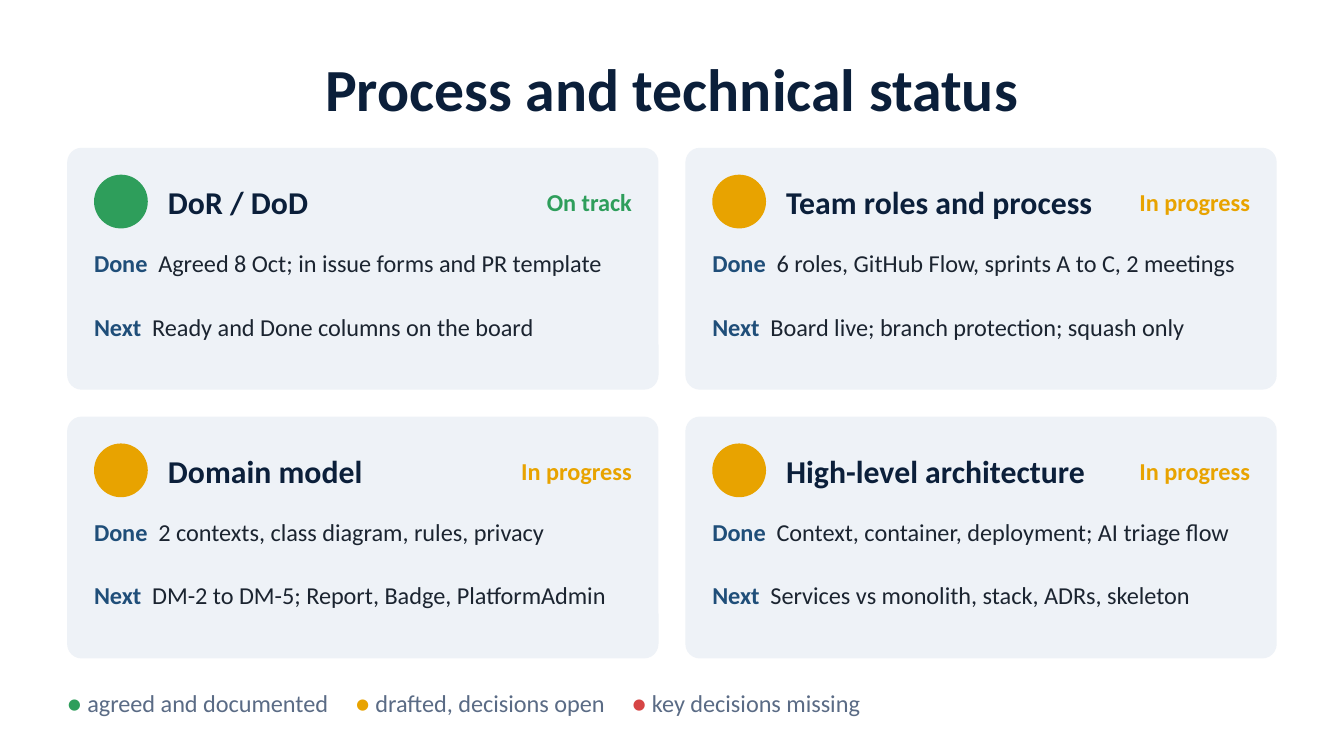
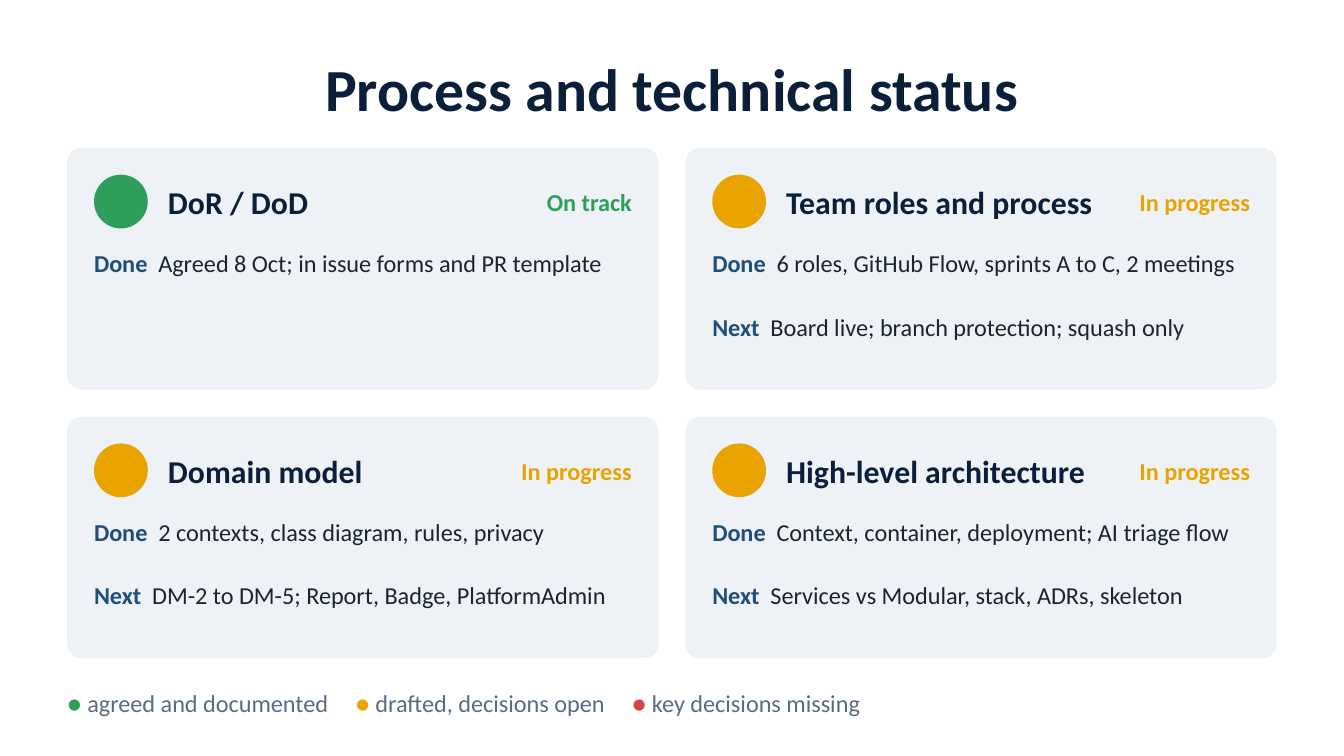
Before and after one commit to tomasoliveira21/LABDSOF, a slide deck: slide 7 of Docs/Presentation/Farol_First_Presentation.pptx. Drawn at 1344x756 pixels with LibreOffice and Linux fonts; fonts in the diff are those of the drawing. Boxes give left, top, right and bottom in pixels: in the first picture for what was removed or moved away, otherwise in the second. Text is boxed around its words. In the diff, an @@ line names an element or a change of style, - is before the commit and + after.

```diff
--- a/Docs/Presentation/Farol_First_Presentation.pptx
+++ b/Docs/Presentation/Farol_First_Presentation.pptx
@@ text removed at [94, 319, 533, 340] @@
-Next Ready and Done columns on the board
@@ text at [712, 587, 1183, 607]: text changed @@
-Next Services vs monolith, stack, ADRs, skeleton
+Next Services vs Modular, stack, ADRs, skeleton
```
Also in this commit, not shown: 2 other slides changed, 1 other file.
